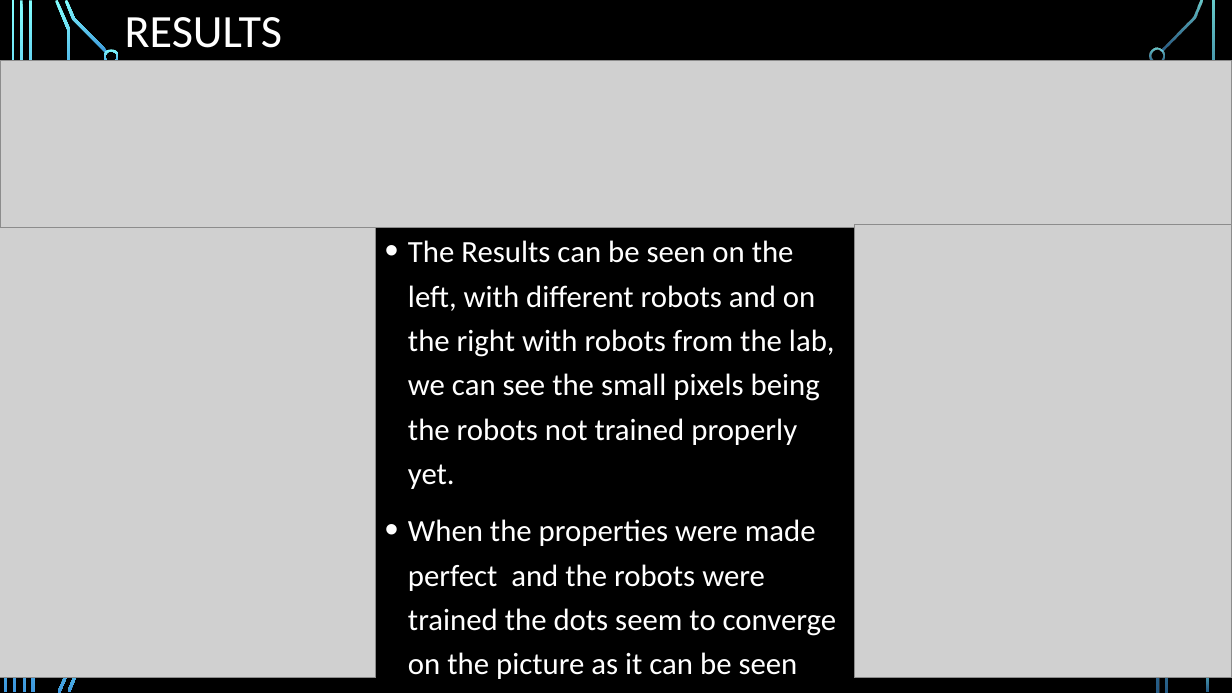
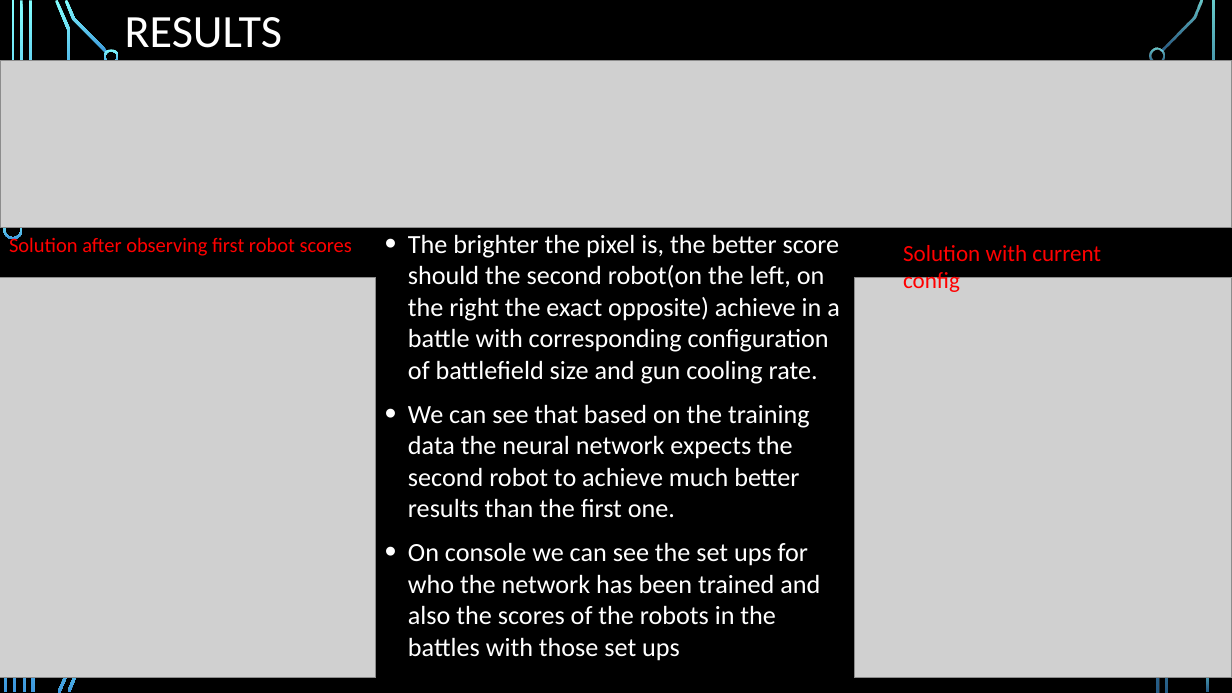
Before and after one commit to kacper97/NeuralNetworks, a slide deck: slide 7 of Presentation 3.pptx. Drawn at 1232x693 pixels with LibreOffice and Linux fonts; fonts in the diff are those of the drawing; grey boxes stand for pictures; background and template pictures are left out. Boxes give left, top, right and bottom in pixels: in the first picture for what was removed or moved away, otherwise in the second. Text is boxed around its words. In the diff, an @@ line names an element or a change of style, - is before the commit and + after.

```diff
--- a/Presentation 3.pptx
+++ b/Presentation 3.pptx
@@ text added at [9, 235, 352, 256], 16 pt, text #FF0000 @@
+Solution after observing first robot scores
@@ text at [408, 234, 840, 661]: text changed; size 24 to 20.4 pt @@
-• The Results can be seen on the left, with different robots and on the right with robots from the lab, we can see the small pixels being the robots not trained properly yet.
-• When the properties were made perfect and the robots were trained the dots seem to converge on the picture as it can be seen
+• The brighter the pixel is, the better score should the second robot(on the left, on the right the exact opposite) achieve in a battle with corresponding configuration of battlefield size and gun cooling rate.
+• We can see that based on the training data the neural network expects the second robot to achieve much better results than the first one.
+• On console we can see the set ups for who the network has been trained and also the scores of the robots in the battles with those set ups
@@ text added at [903, 245, 1101, 295], 18 pt, text #FF0000 @@
+Solution with current config
@@ picture: place and size @@
-picture at [0, 227, 376, 678]
+picture at [0, 277, 376, 678]
@@ picture: place and size @@
-picture at [855, 225, 1232, 677]
+picture at [855, 277, 1232, 678]
```
Also in this commit, not shown: 4 other slides changed.
